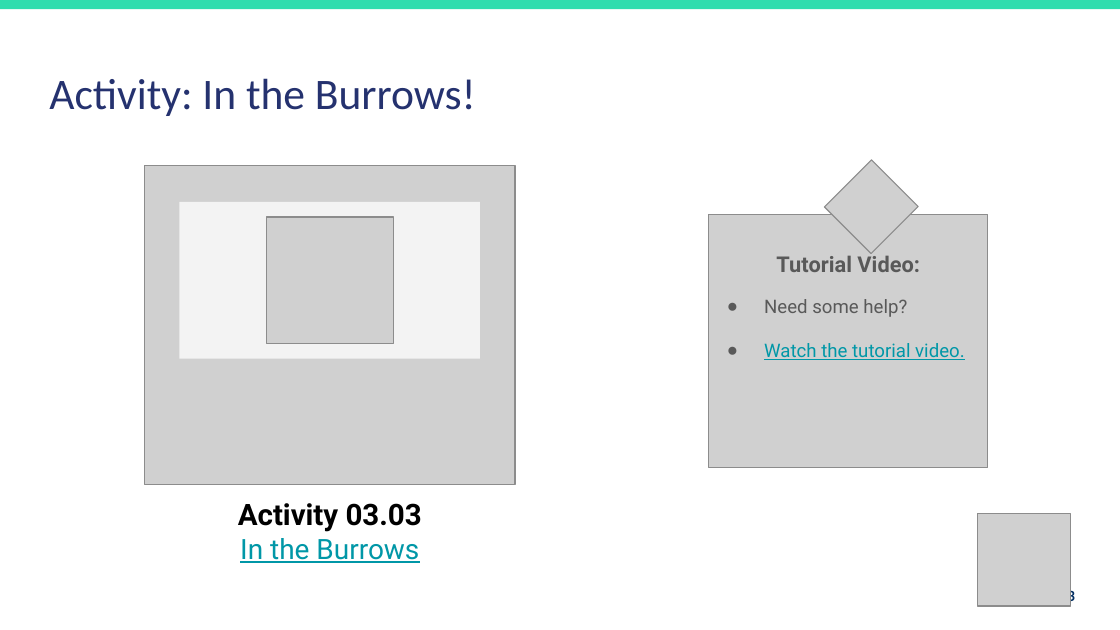
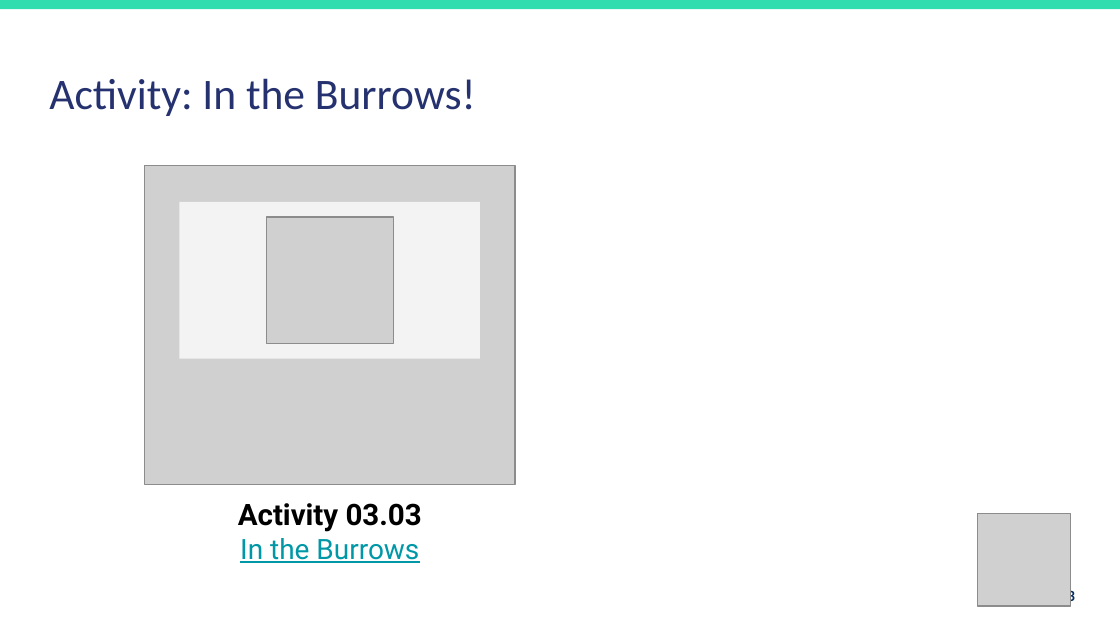
Before and after one commit to duari132/6iec-intermediate-coding, a slide deck: slide 63 of Lesson-3-Decisions,-Decisions/Lesson-3-Decisions-Decisions.pptx. Drawn at 1120x630 pixels with LibreOffice and Linux fonts; fonts in the diff are those of the drawing; grey boxes stand for pictures. Boxes give left, top, right and bottom in pixels: in the first picture for what was removed or moved away, otherwise in the second. Text is boxed around its words. In the diff, an @@ line names an element or a change of style, - is before the commit and + after.

```diff
--- a/Lesson-3-Decisions,-Decisions/Lesson-3-Decisions-Decisions.pptx
+++ b/Lesson-3-Decisions,-Decisions/Lesson-3-Decisions-Decisions.pptx
@@ picture removed at (x1=824, y1=160, x2=918, y2=253) @@
@@ picture removed at (x1=709, y1=214, x2=988, y2=467) @@
@@ text removed at (x1=776, y1=252, x2=920, y2=272) @@
-Tutorial Video:
@@ text removed at (x1=764, y1=299, x2=965, y2=360) @@
-● Need some help?
-● Watch the tutorial video.
```
Also in this commit, not shown: 4 other slides changed.
